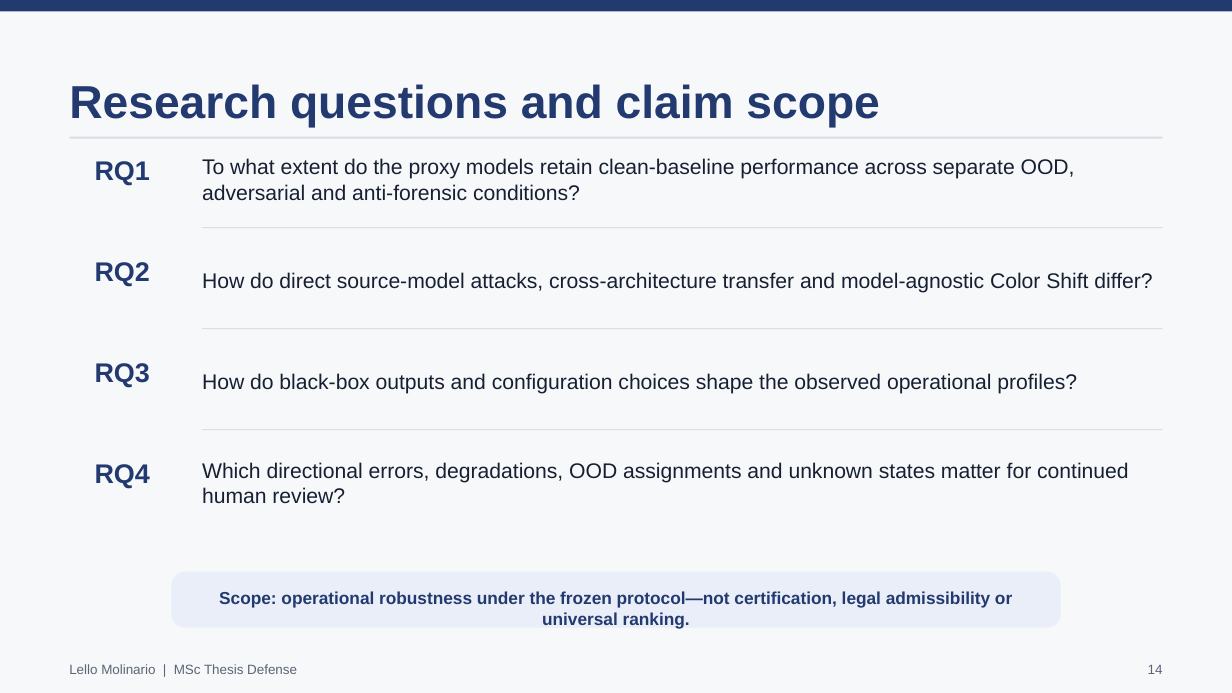
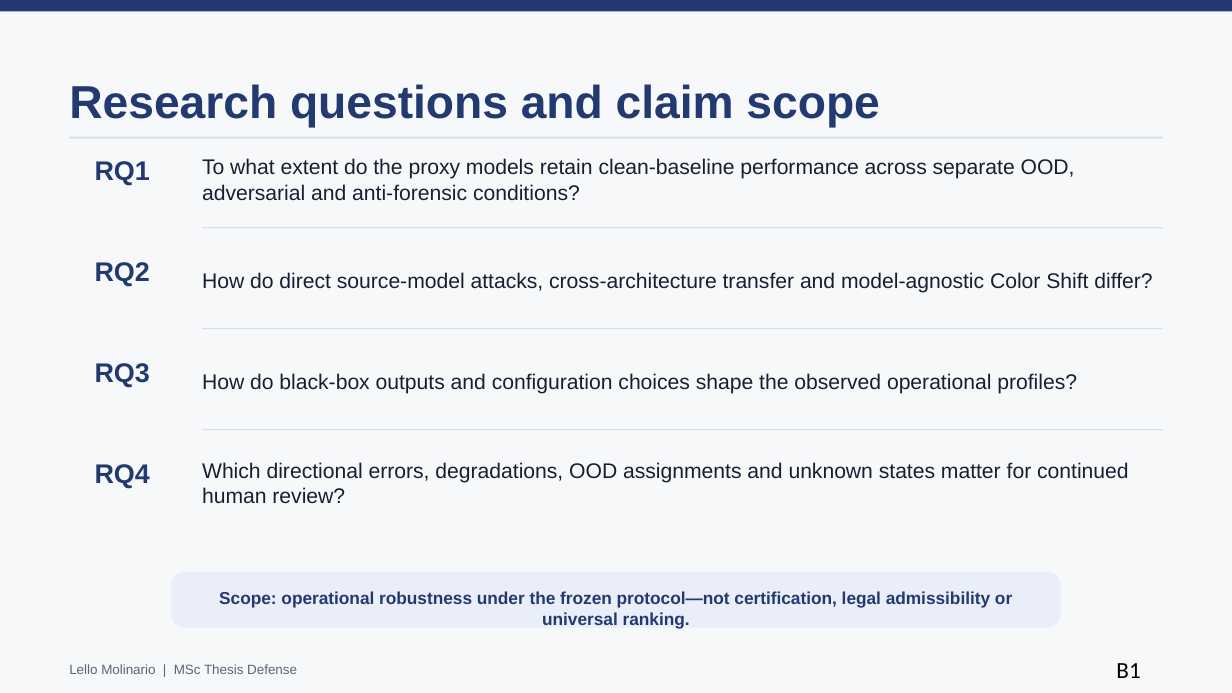
Before and after one commit to lmolinario/msc-thesis-ai-robustness-in-digital-forensics, a slide deck: slide 16 of docs/presentation/Molinario_Thesis_Defense_2026.pptx (slide 14 before the commit). Drawn at 1232x693 pixels with LibreOffice and Linux fonts; fonts in the diff are those of the drawing. Boxes give left, top, right and bottom in pixels: in the first picture for what was removed or moved away, otherwise in the second. Text is boxed around its words. In the diff, an @@ line names an element or a change of style, - is before the commit and + after.

```diff
--- a/docs/presentation/Molinario_Thesis_Defense_2026.pptx
+++ b/docs/presentation/Molinario_Thesis_Defense_2026.pptx
@@ text at <box>1116,663,1140,678</box>: text changed; size 10.5 to 18 pt; font Arial to Calibri; text colour #5B6577 to #000000 @@
-14
+B1
```
Also in this commit, not shown: 17 other slides changed, 6 slides added, 8 other files.
